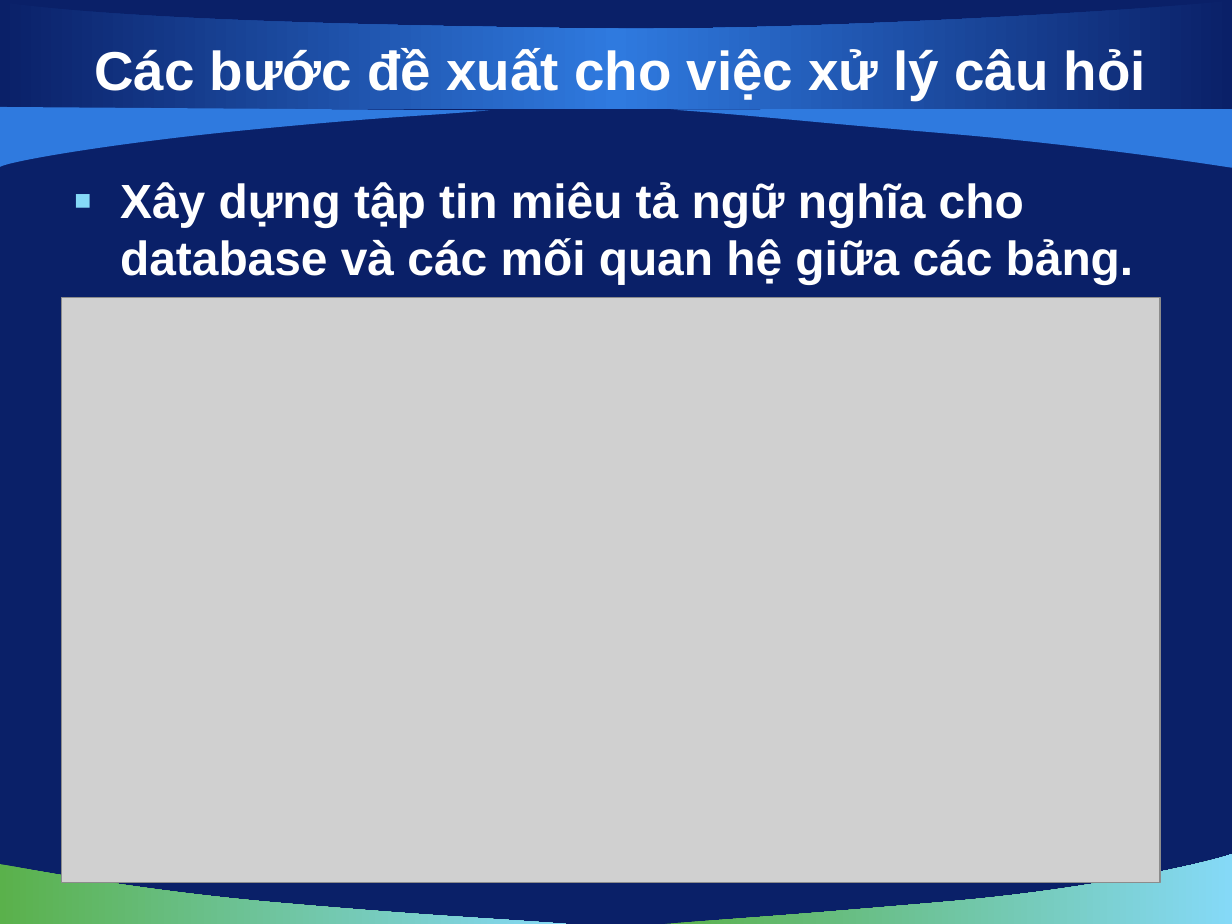
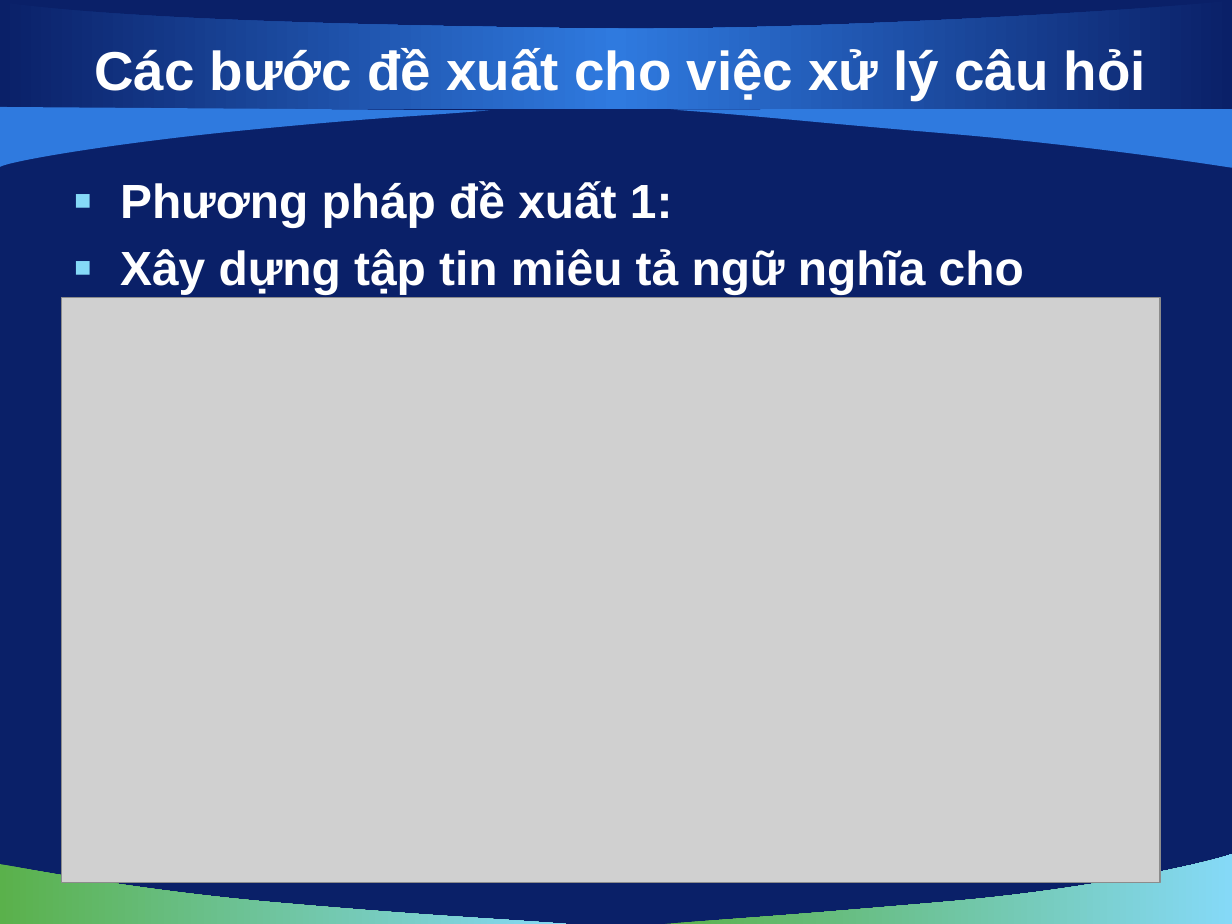
Before and after one commit to vuaviet/filnalproject, a slide deck: slide 8 of De Cuong/bao cao 22-10-2010.pptx. Drawn at 1232x924 pixels with LibreOffice and Linux fonts; fonts in the diff are those of the drawing; grey boxes stand for pictures; background and template pictures are left out. Boxes give left, top, right and bottom in pixels: in the first picture for what was removed or moved away, otherwise in the second. Text is boxed around its words. In the diff, an @@ line names an element or a change of style, - is before the commit and + after.

```diff
--- a/De Cuong/bao cao 22-10-2010.pptx
+++ b/De Cuong/bao cao 22-10-2010.pptx
@@ text at [120, 181, 673, 227]: paragraph added @@
+  ▪ Phương pháp đề xuất 1:
```
Also in this commit, not shown: 2 other slides changed, 12 slides added, 1 slide removed, 2 other files.
